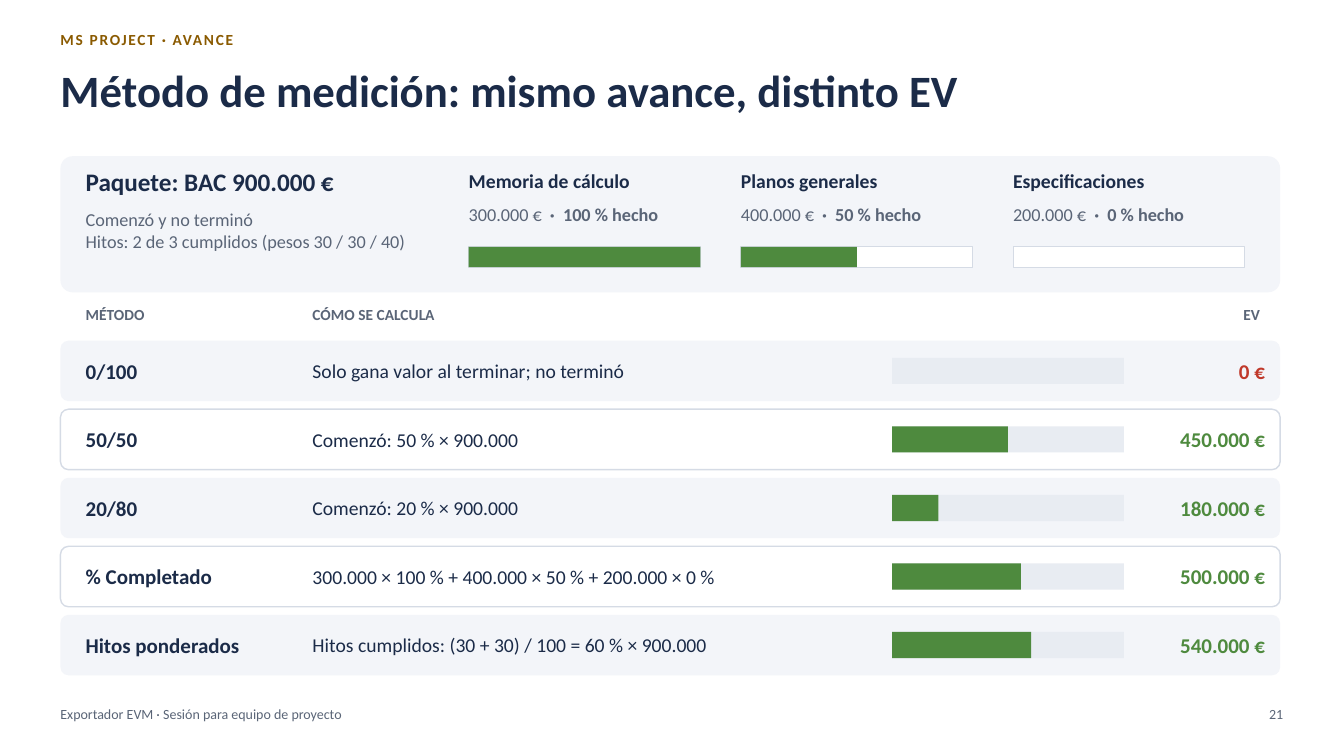
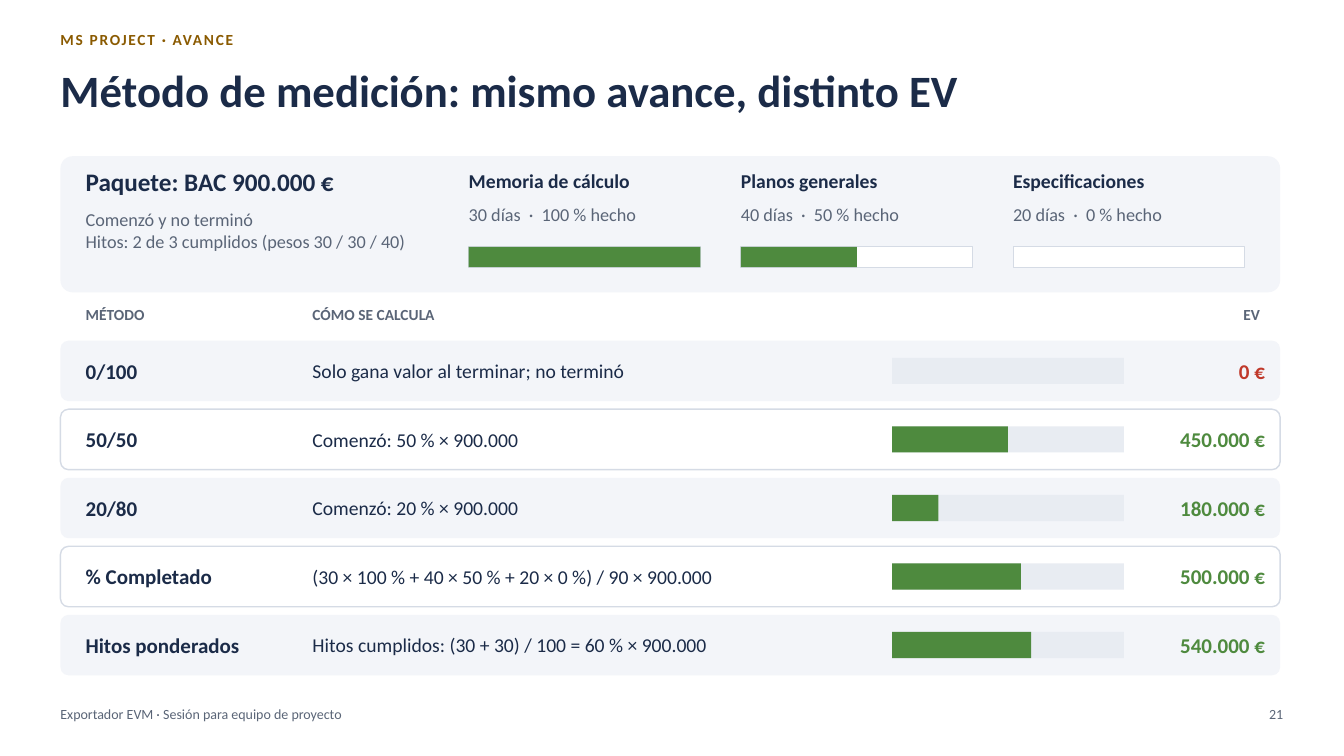
Before and after one commit to MarceloSalazar/evm-automation, a slide deck: slide 21 of docs/presentacion-jefes-de-proyecto.pptx. Drawn at 1344x756 pixels with LibreOffice and Linux fonts; fonts in the diff are those of the drawing. Boxes give left, top, right and bottom in pixels: in the first picture for what was removed or moved away, otherwise in the second. Text is boxed around its words. In the diff, an @@ line names an element or a change of style, - is before the commit and + after.

```diff
--- a/docs/presentacion-jefes-de-proyecto.pptx
+++ b/docs/presentacion-jefes-de-proyecto.pptx
@@ text at bbox=[469, 208, 636, 221]: text changed; bold off @@
-300.000 € · 100 % hecho
+30 días · 100 % hecho
@@ text at bbox=[741, 208, 899, 221]: text changed; bold off @@
-400.000 € · 50 % hecho
+40 días · 50 % hecho
@@ text at bbox=[1013, 208, 1161, 221]: text changed @@
-200.000 € · 0 % hecho
+20 días · 0 % hecho
@@ text at bbox=[312, 570, 712, 587]: text changed @@
-300.000 × 100 % + 400.000 × 50 % + 200.000 × 0 %
+(30 × 100 % + 40 × 50 % + 20 × 0 %) / 90 × 900.000
```
Also in this commit, not shown: 25 other slides changed, 49 other files.
